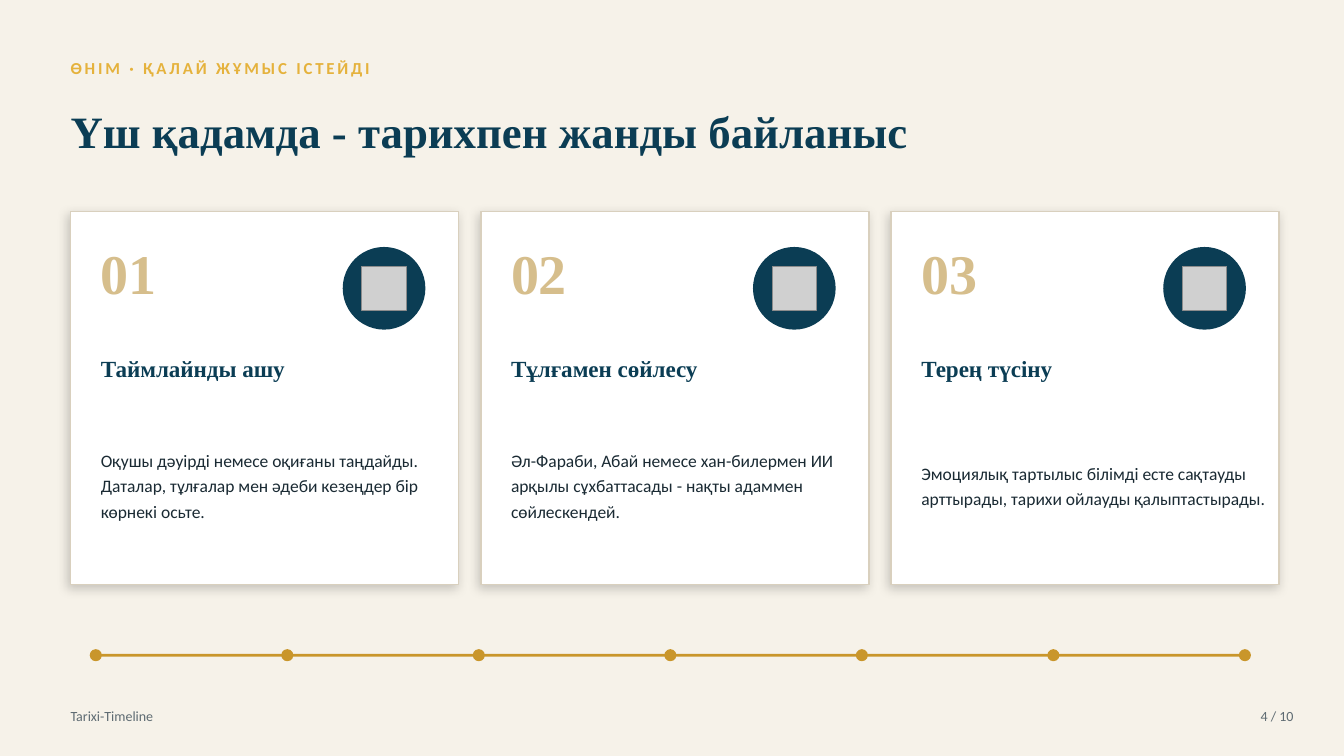
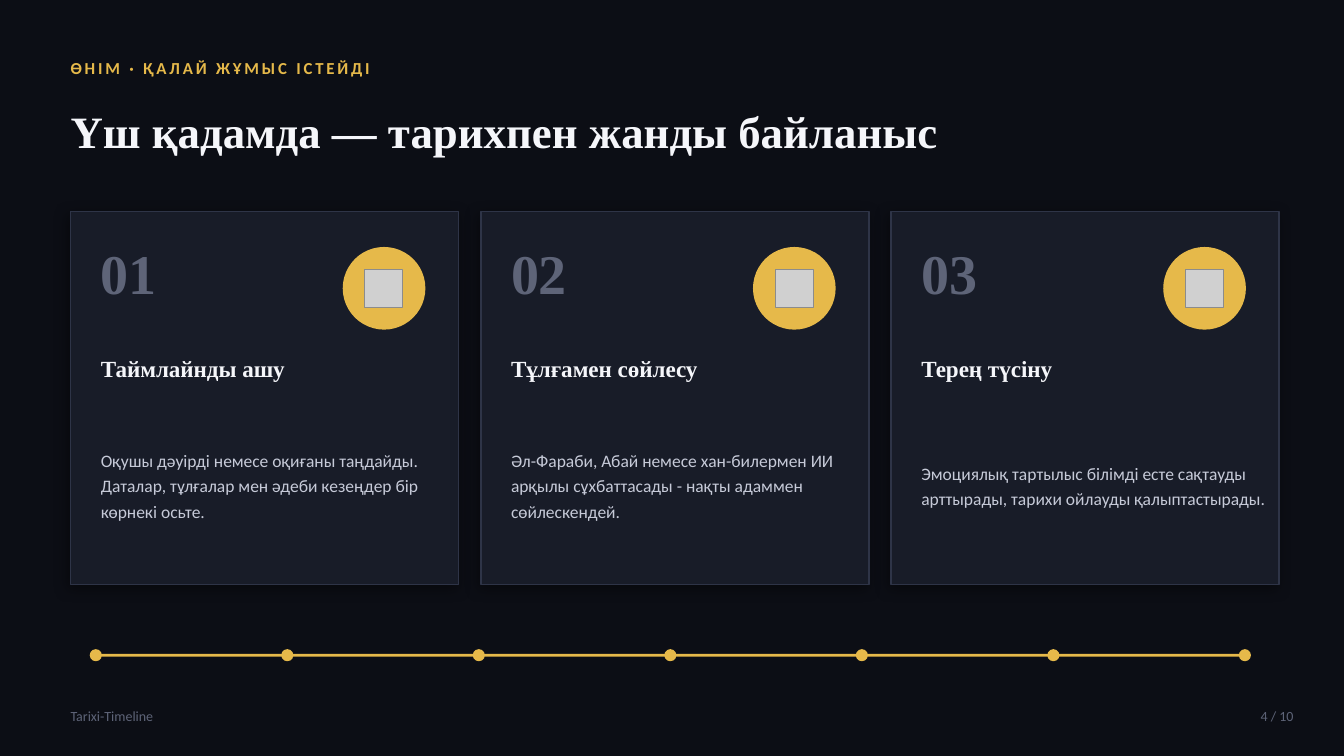
Before and after one commit to bekarazhan/tarixi-timeline, a slide deck: slide 4 of grant-presentation/Tarixi-Timeline_Tauelsizdik_urpaqtary.pptx. Drawn at 1344x756 pixels with LibreOffice and Linux fonts; fonts in the diff are those of the drawing; grey boxes stand for pictures. Boxes give left, top, right and bottom in pixels: in the first picture for what was removed or moved away, otherwise in the second. Text is boxed around its words. In the diff, an @@ line names an element or a change of style, - is before the commit and + after.

```diff
--- a/grant-presentation/Tarixi-Timeline_Tauelsizdik_urpaqtary.pptx
+++ b/grant-presentation/Tarixi-Timeline_Tauelsizdik_urpaqtary.pptx
@@ background #F6F2E9 to #0C0E15 @@
@@ text "ӨНІМ · ҚАЛАЙ ЖҰМЫС ІСТЕЙДІ" at (x1=71, y1=61, x2=369, y2=77): text colour #E5B23C to #E6B94A @@
@@ text at (x1=71, y1=116, x2=937, y2=158): text changed; text colour #0B3D54 to #F5F6FA @@
-Үш қадамда - тарихпен жанды байланыс
+Үш қадамда — тарихпен жанды байланыс
@@ fill #FFFFFF to #181C28; outline #D9D0BE 1 pt to #2E3447 1 pt; shadow changed in 3 elements at (x1=71, y1=212, x2=459, y2=585), (x1=481, y1=212, x2=869, y2=585), (x1=891, y1=212, x2=1279, y2=585) @@
@@ text colour #D6BE8C to #5E6478 in 3 elements at (x1=101, y1=257, x2=157, y2=295), (x1=511, y1=257, x2=567, y2=295), (x1=921, y1=257, x2=977, y2=295) @@
@@ fill #0B3D54 to #E6B94A in 3 elements at (x1=343, y1=247, x2=425, y2=330), (x1=753, y1=247, x2=836, y2=330), (x1=1164, y1=247, x2=1246, y2=330) @@
@@ text colour #0B3D54 to #F5F6FA in 3 elements at (x1=101, y1=361, x2=284, y2=382), (x1=511, y1=361, x2=698, y2=382), (x1=921, y1=361, x2=1052, y2=382) @@
@@ text colour #1A2A33 to #C6CAD8 in 3 elements at (x1=101, y1=455, x2=419, y2=521), (x1=511, y1=455, x2=833, y2=521), (x1=921, y1=468, x2=1265, y2=508) @@
@@ line (96, 655) - (1245, 655): stroke #C9962B 2 pt to #E6B94A 2 pt @@
@@ fill #C9962B to #E6B94A in 7 elements at (x1=90, y1=649, x2=102, y2=661), (x1=281, y1=649, x2=293, y2=661), (x1=473, y1=649, x2=485, y2=661), (x1=664, y1=649, x2=677, y2=661), (x1=856, y1=649, x2=868, y2=661), (x1=1048, y1=649, x2=1060, y2=661), (x1=1239, y1=649, x2=1251, y2=661) @@
@@ text "Tarixi-Timeline" at (x1=71, y1=711, x2=154, y2=721): text colour #5E6B72 to #5E6478 @@
@@ text "4 / 10" at (x1=1261, y1=712, x2=1293, y2=721): text colour #5E6B72 to #5E6478 @@
```
Also in this commit, not shown: 9 other slides changed, 1 other file.
